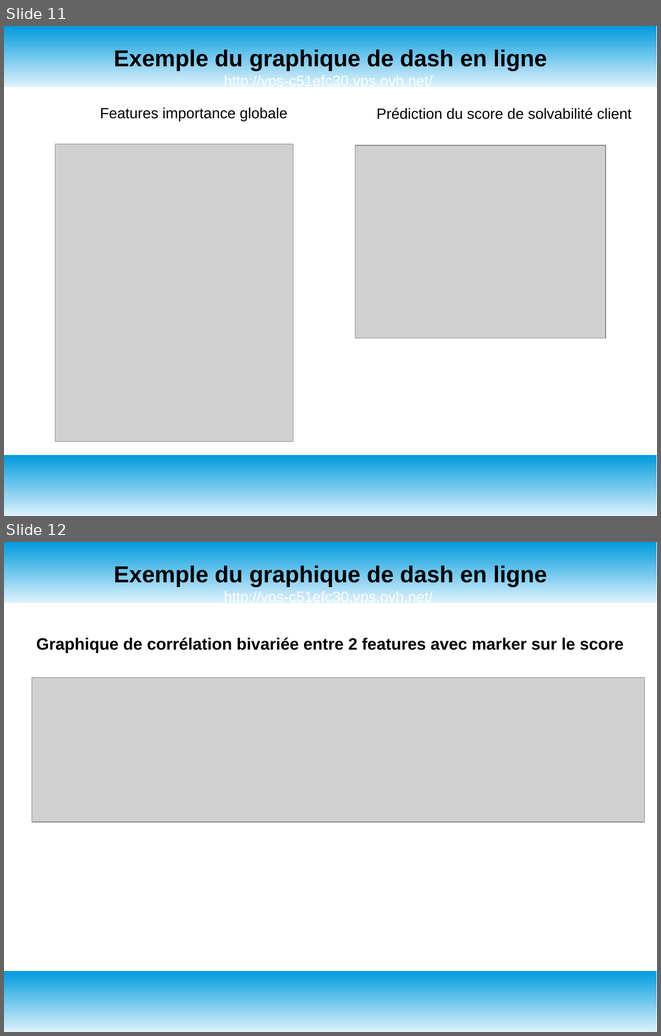
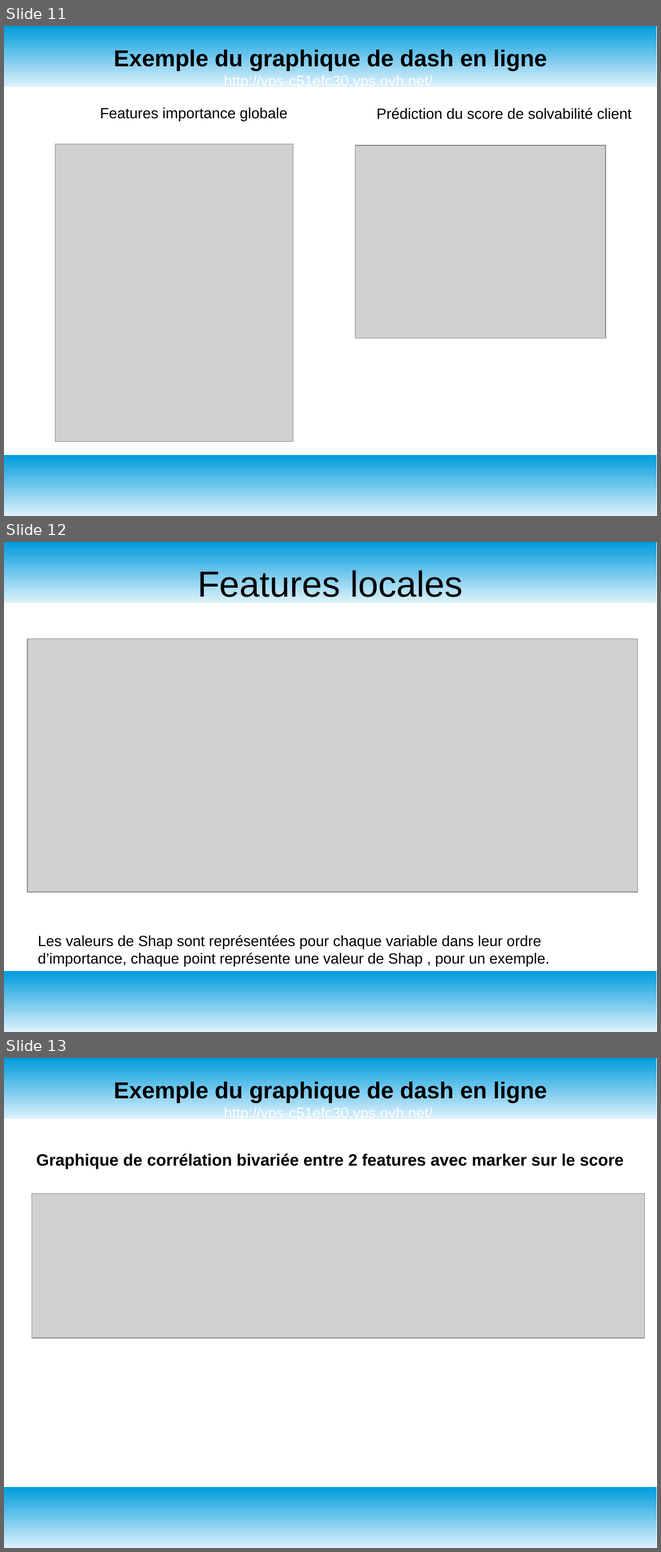
Before and after one commit to NOMEZA/projet_7_repository, a slide deck: Présentation projet_7.odp. Shown one above the other, each under a label of ours: slides 11 and 12 before the commit, slides 11, 12 and 13 after it. The pictures are 661x1036 and 661x1552 pixels, drawn with LibreOffice and Linux fonts; fonts in the diff are those of the drawing; grey boxes stand for pictures. Boxes give left, top, right and bottom in pixels: in the first picture for what was removed or moved away, otherwise in the second. Text is boxed around its words. In the diff, an @@ line names an element or a change of style, - is before the commit and + after.

```diff
--- a/Présentation projet_7.odp
+++ b/Présentation projet_7.odp
@@ slide 12 added at (x1=4, y1=542, x2=657, y2=1032), background #FFFFFF; not listed: 2 template elements that a slide beside it also shows @@
@@ title added at (x1=197, y1=570, x2=462, y2=603), 44 pt, text #000000 @@
+Features locales
@@ picture added at (x1=27, y1=638, x2=637, y2=892) @@
@@ text added at (x1=38, y1=935, x2=549, y2=966), 18 pt, text #000000 @@
+Les valeurs de Shap sont représentées pour chaque variable dans leur ordre d’importance, chaque point représente une valeur de Shap , pour un exemple.
@@ what was slide 12 is now slide 13 @@
```
Also in this commit, not shown: 1 slide changed, 7 other files.
